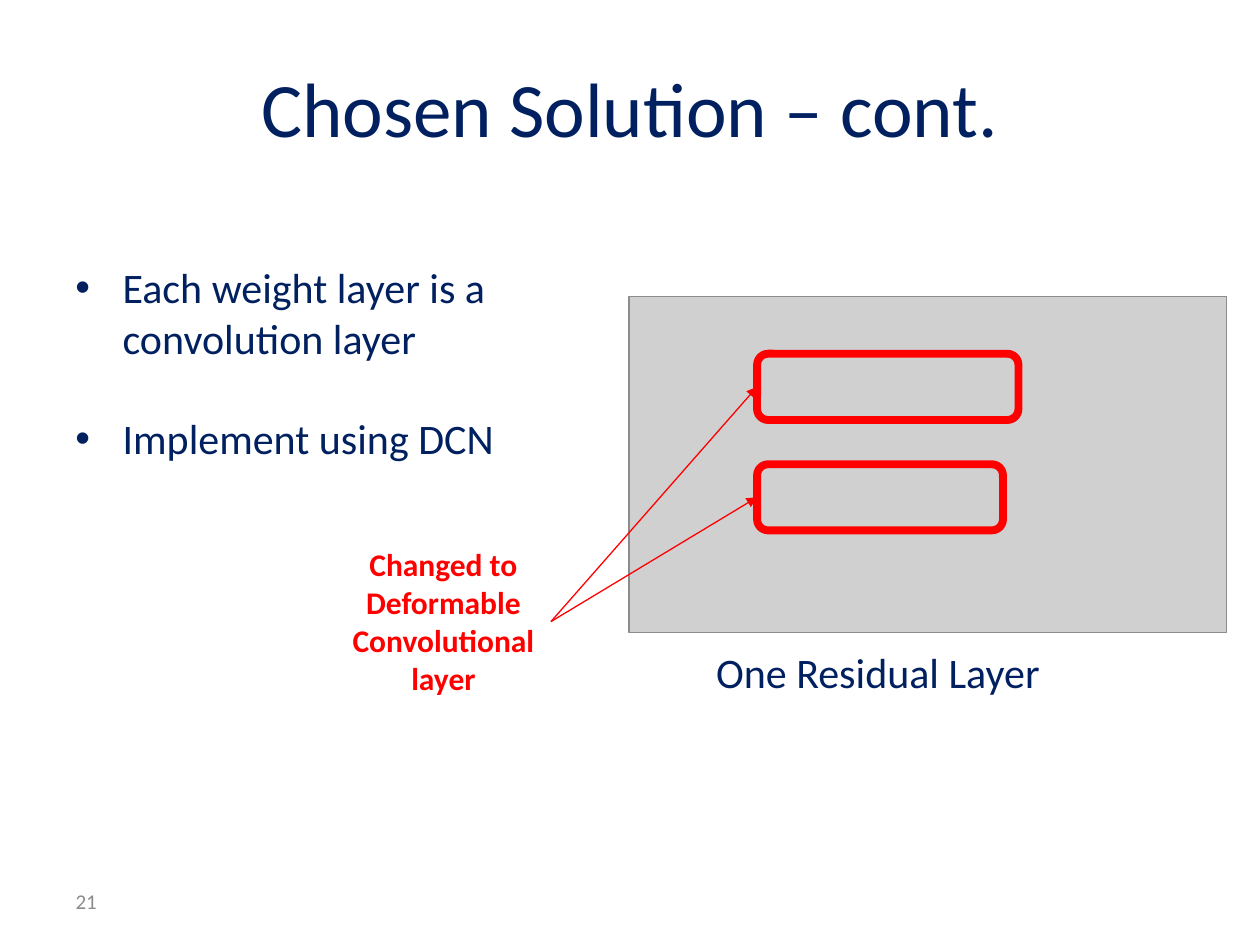
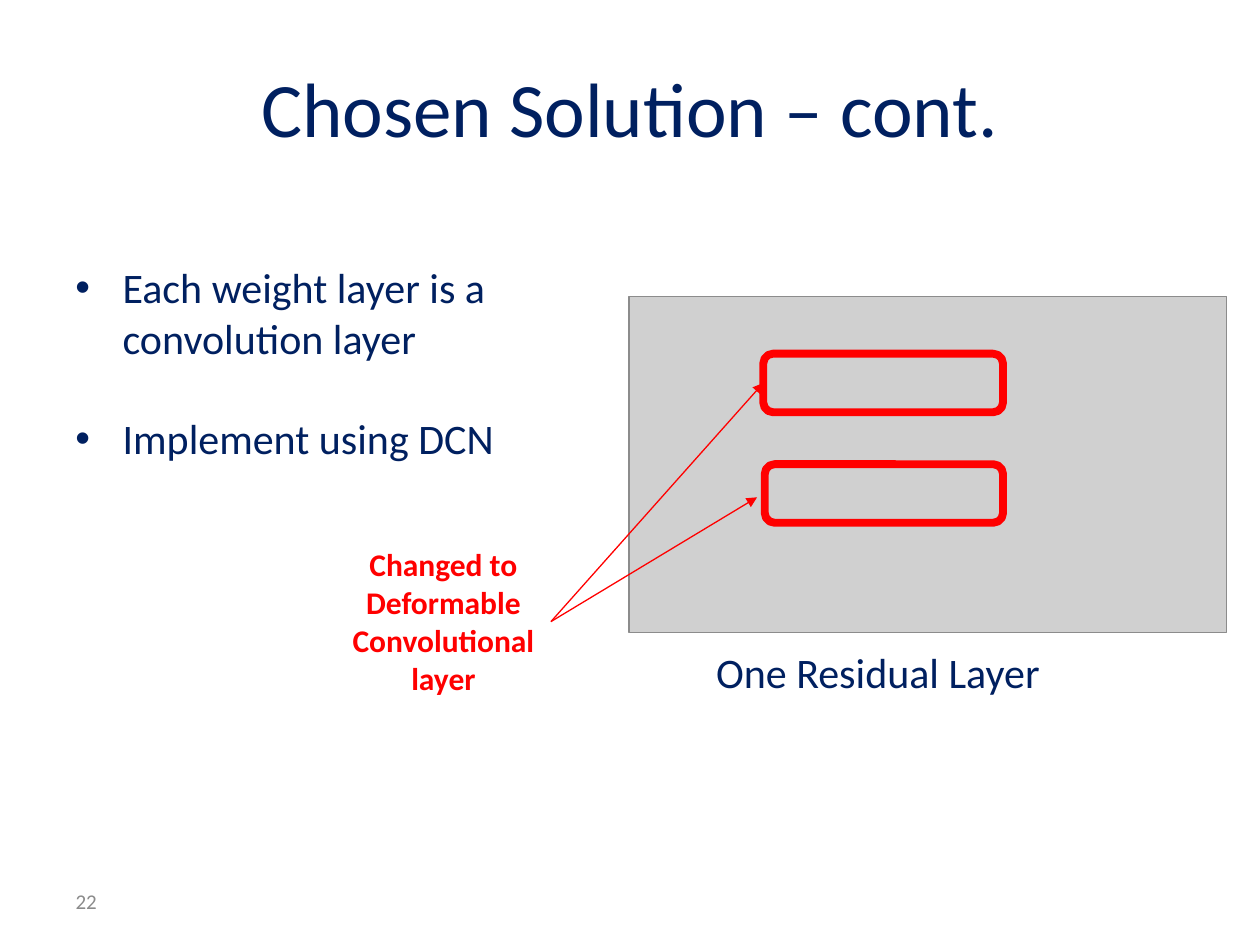
Before and after one commit to andyro2/Pneumonia-Detection-from-Chest-X-Rays-with-Robustness-to-Deformations, a slide deck: slide 22 of MidPresentation_Andy_Or.pptx (slide 21 before the commit). Drawn at 1260x945 pixels with LibreOffice and Linux fonts; fonts in the diff are those of the drawing; grey boxes stand for pictures; background and template pictures are left out. Boxes give left, top, right and bottom in pixels: in the first picture for what was removed or moved away, otherwise in the second. Text is boxed around its words. In the diff, an @@ line names an element or a change of style, - is before the commit and + after.

```diff
--- a/MidPresentation_Andy_Or.pptx
+++ b/MidPresentation_Andy_Or.pptx
@@ rounded rectangle resized from (x1=757, y1=354, x2=1018, y2=421) to (x1=764, y1=354, x2=1003, y2=412) @@
@@ arrow moved from (551, 621) - (757, 387) to (551, 621) - (764, 383) @@
@@ rounded rectangle resized from (x1=757, y1=464, x2=1003, y2=529) to (x1=765, y1=464, x2=1003, y2=522) @@
@@ page number at (x1=76, y1=895, x2=97, y2=909): text changed @@
-21
+22
```
Also in this commit, not shown: 7 other slides changed, 1 slide added.
